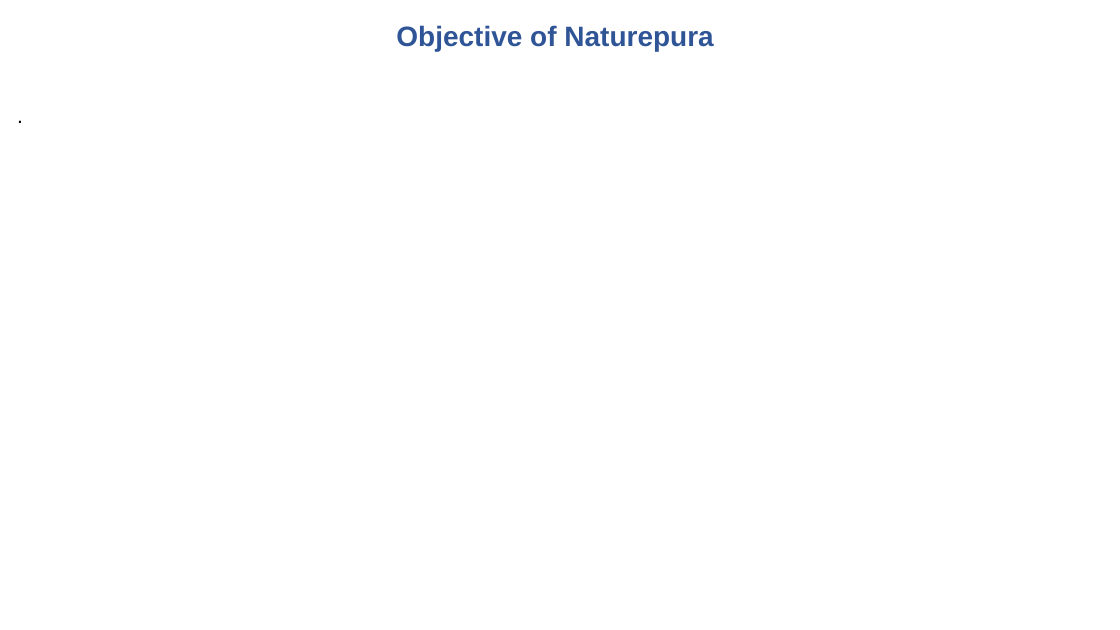
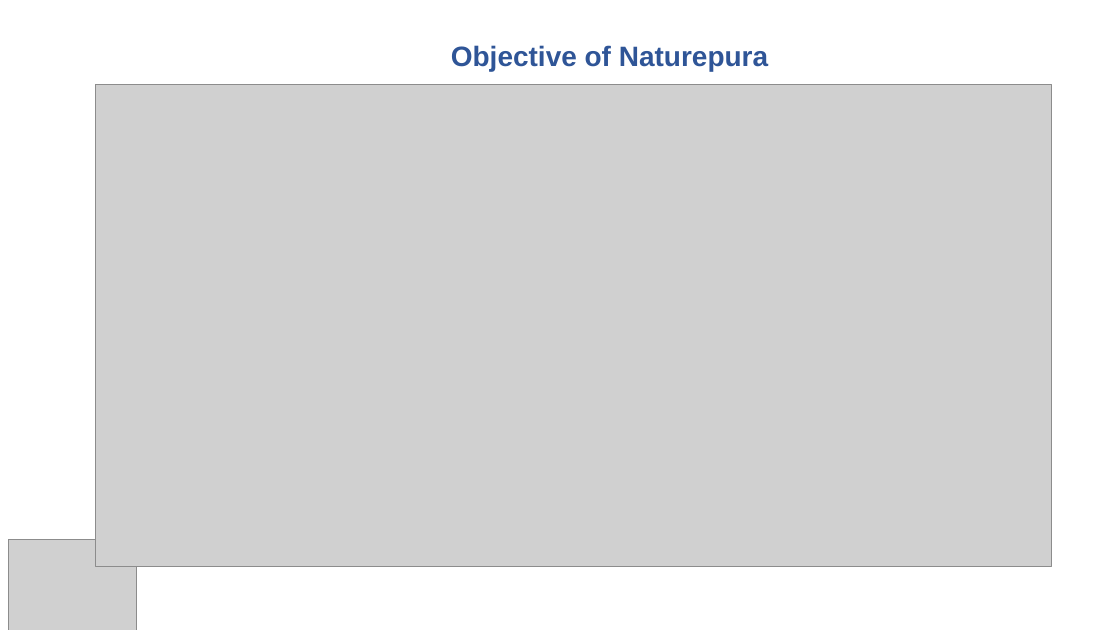
Before and after one commit to tusarmohapatra/NaturopuraV1, a slide deck: slide 7 of Naturepura Pitchdeck.pptx. Drawn at 1120x630 pixels with LibreOffice and Linux fonts; fonts in the diff are those of the drawing; grey boxes stand for pictures; background and template pictures are left out. Boxes give left, top, right and bottom in pixels: in the first picture for what was removed or moved away, otherwise in the second. Text is boxed around its words. In the diff, an @@ line names an element or a change of style, - is before the commit and + after.

```diff
--- a/Naturepura Pitchdeck.pptx
+++ b/Naturepura Pitchdeck.pptx
@@ text "Objective of Naturepura": place and size @@
-text "Objective of Naturepura" at box(396, 25, 713, 51)
+text "Objective of Naturepura" at box(451, 45, 768, 71)
@@ text "Objective of Naturepura" at box(451, 45, 768, 71): alignment centre to left @@
@@ picture added at box(96, 85, 1052, 566) @@
@@ text removed at box(8, 98, 1091, 192) @@
-.
@@ picture added at box(8, 539, 136, 630) @@
```
Also in this commit, not shown: 17 other slides changed, 1 slide added, 1 slide removed.
